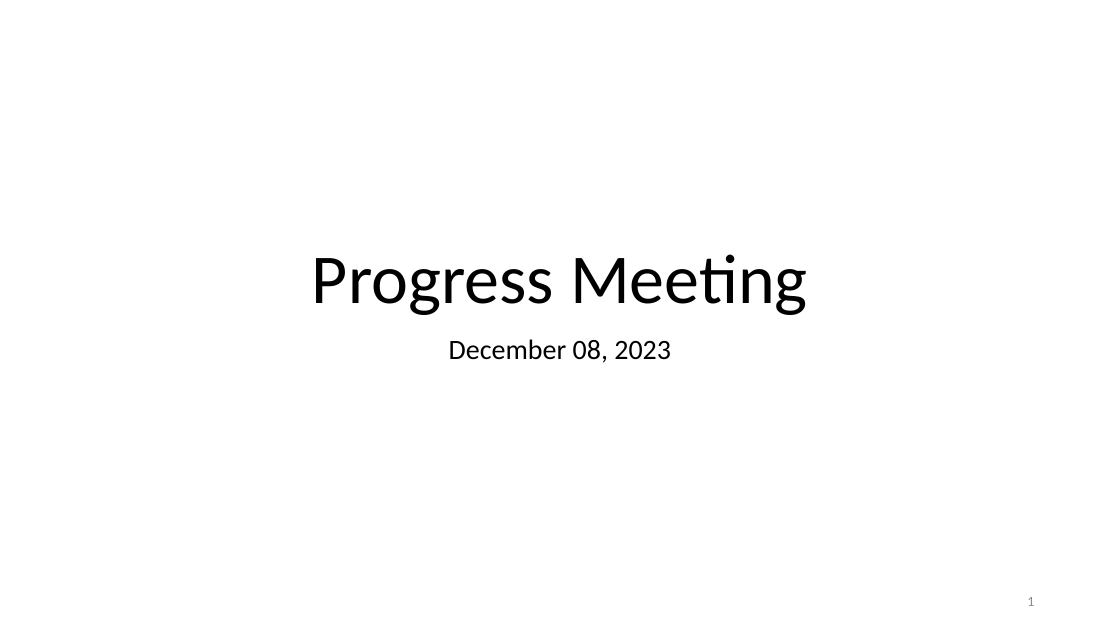
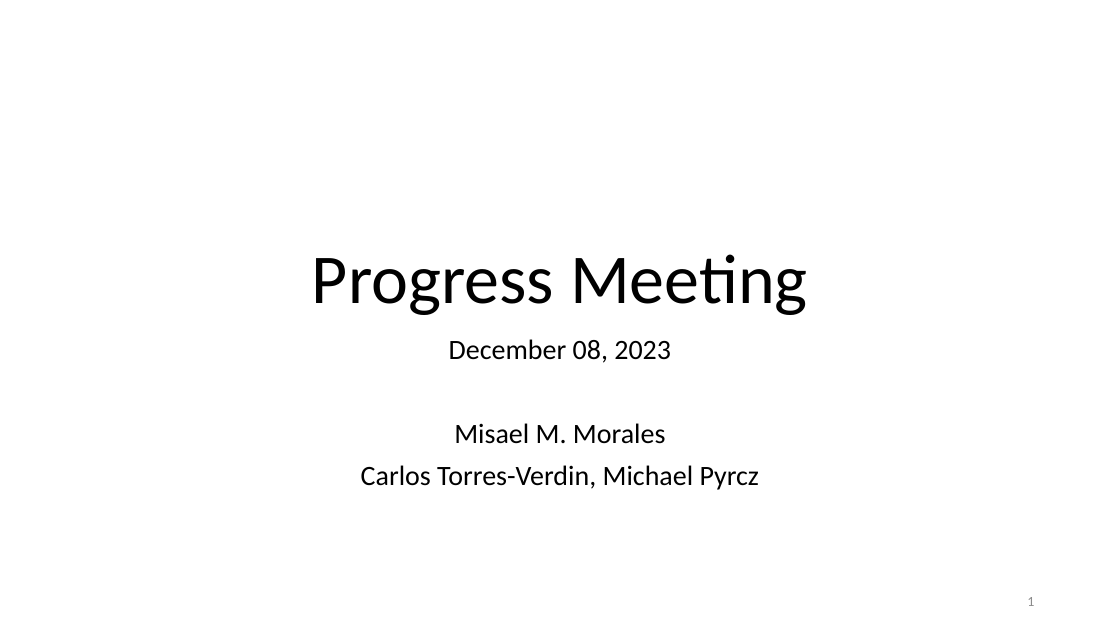
Before and after one commit to misaelmmorales/AutoPetrophysics-GOM-CCS, a slide deck: slide 1 of Updates/2023_12_08_SP500_MisaelMorales.pptx. Drawn at 1120x630 pixels with LibreOffice and Linux fonts; fonts in the diff are those of the drawing. Boxes give left, top, right and bottom in pixels: in the first picture for what was removed or moved away, otherwise in the second. Text is boxed around its words. In the diff, an @@ line names an element or a change of style, - is before the commit and + after.

```diff
--- a/Updates/2023_12_08_SP500_MisaelMorales.pptx
+++ b/Updates/2023_12_08_SP500_MisaelMorales.pptx
@@ subtitle at (361,423,759,490): paragraphs added @@
+Misael M. Morales
+Carlos Torres-Verdin, Michael Pyrcz
```
Also in this commit, not shown: 4 other slides changed, 7 slides added, 5 slides removed.
